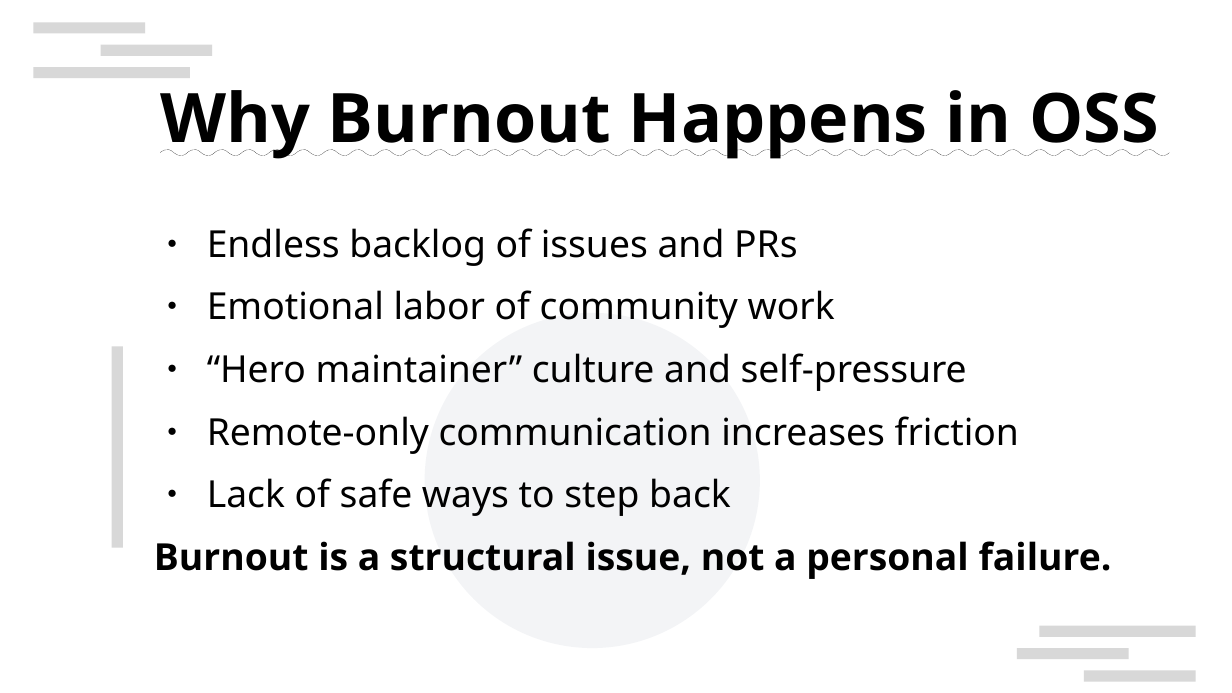
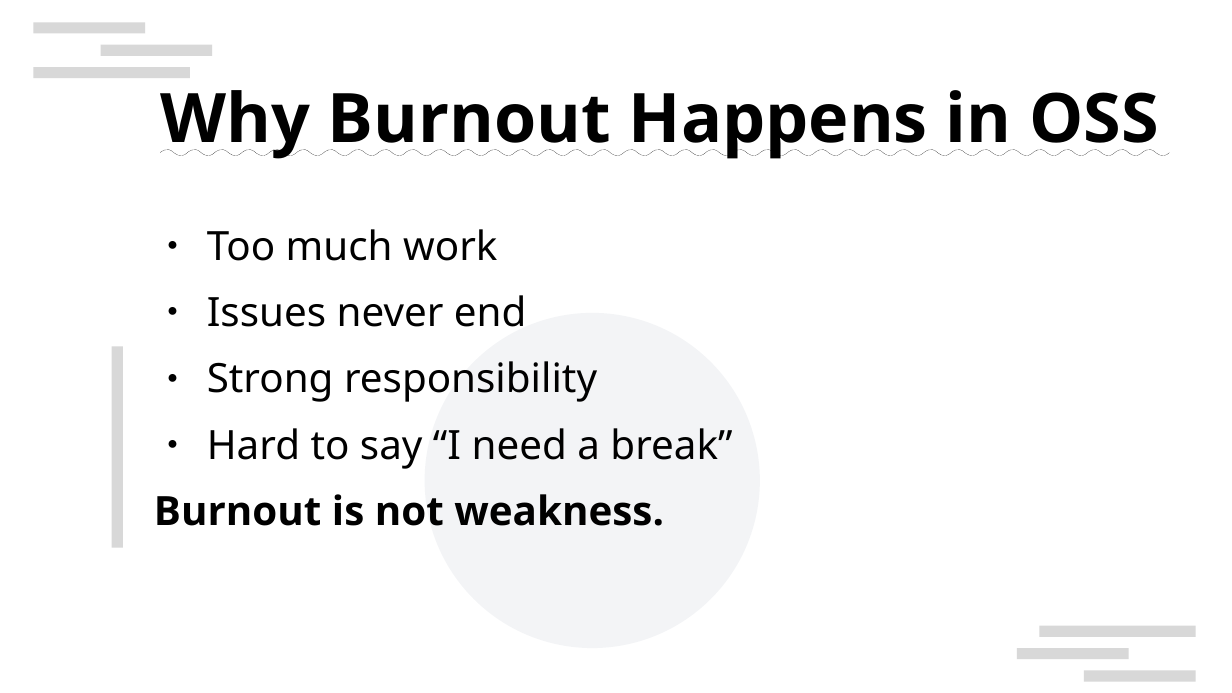
Before and after one commit to naruoga/presentations, a slide deck: slide 5 of FOSSASIA2026-yuru-participation.odp (slide 4 before the commit). Drawn at 1232x693 pixels with LibreOffice and Linux fonts; fonts in the diff are those of the drawing; background and template pictures are left out. Boxes give left, top, right and bottom in pixels: in the first picture for what was removed or moved away, otherwise in the second. Text is boxed around its words. In the diff, an @@ line names an element or a change of style, - is before the commit and + after.

```diff
--- a/FOSSASIA2026-yuru-participation.odp
+++ b/FOSSASIA2026-yuru-participation.odp
@@ text at [154,229,732,526]: text changed; size 24.1 to 26 pt @@
-● Endless backlog of issues and PRs
-● Emotional labor of community work
-● “Hero maintainer” culture and self-pressure
-● Remote-only communication increases friction
-● Lack of safe ways to step back
-Burnout is a structural issue, not a personal failure.
+● Too much work
+● Issues never end
+● Strong responsibility
+● Hard to say “I need a break”
+Burnout is not weakness.
```
Also in this commit, not shown: 9 other slides changed, 1 slide added.
